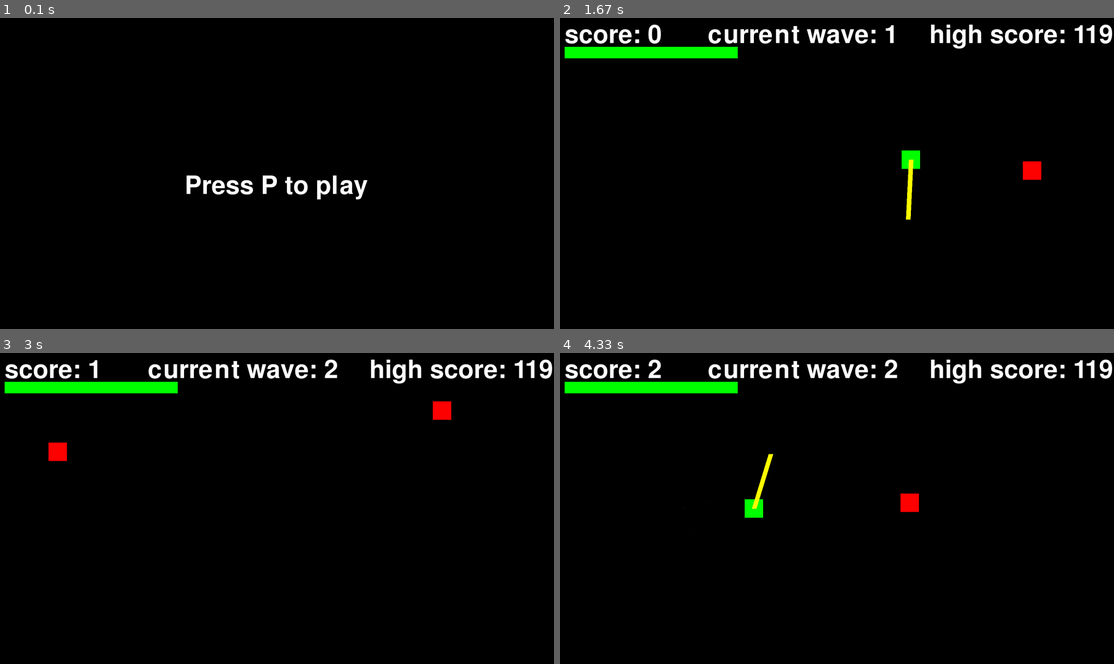
Above: before the commit, frames 1-4 (two rows, left to right).
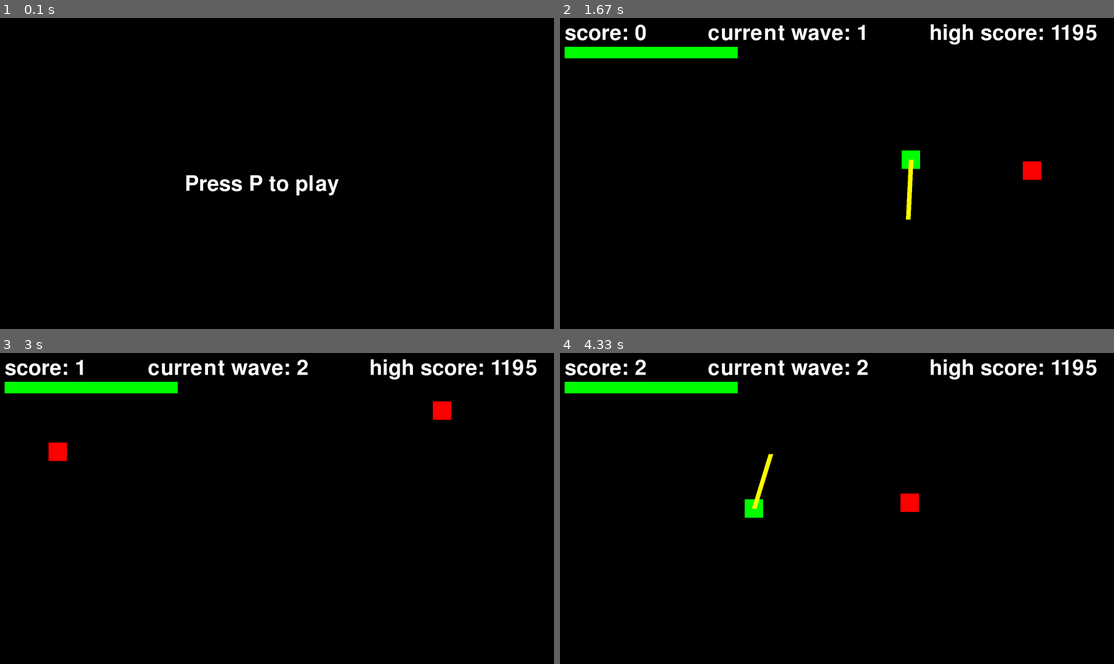
Above: after the commit, the same moments.

Repository: hutgib2/games_site
Game: pygame game, started from games/roguelike/src/main.py
Same seed, same stepped clock (60 frames per second), same inputs: the game is played once before the commit and once after it.
Inputs:
- Up to frame 1 (0.1 s): no input
- Up to frame 2 (1.67 s): tap P at 0.33 s; tap Space at 0.67 s; hold Right 1-1.47 s; hold Up from 1.5 s (still down)
- Up to frame 3 (3 s): release Up at 1.8 s; hold Right 1.83-2.3 s; hold Left 2.33-2.87 s; hold Down from 2.9 s (still down)
- Up to frame 4 (4.33 s): release Down at 3.2 s; hold Left 3.23-3.63 s; hold Up 3.67-4.03 s; hold Right from 4.07 s (still down)

The runs differ from the first frame. In frame 1, 1.1% of the frame differs, in the area x 33-67%, y 50-59%; in frame 2, 2.7%; in frame 3, 2.7%; in frame 4, 2.7%, in the area x 0-100%, y 1-10%.

Commit message:
adjusted td, snake and roguelike.
Co-authored-by: edenjamsalem <edenjamsalem@users.noreply.github.com>

Diff:
--- a/games/roguelike/src/game/roguelike.py
+++ b/games/roguelike/src/game/roguelike.py
@@ -178,7 +178,7 @@
             # await asyncio.sleep(0)
             await self.clock.tick()
             screen.fill((0,0,0))
-            screen.blit(FONT.render("Press P to play", True, (255, 255, 255)), (WINDOW_WIDTH // 3, WINDOW_HEIGHT // 2))
+            screen.blit(FONT.render("Press P to play", True, (255, 255, 255)), (WINDOW_WIDTH / 3, WINDOW_HEIGHT / 2))
             pygame.display.update()
             for event in pygame.event.get():
                 if event.type == pygame.QUIT:
--- a/games/roguelike/src/game/settings.py
+++ b/games/roguelike/src/game/settings.py
@@ -4,5 +4,5 @@
 
 WINDOW_WIDTH = 1920
 WINDOW_HEIGHT = 1080
-FONT = pygame.font.SysFont(None, 128)
+FONT = pygame.font.SysFont(None, int(WINDOW_HEIGHT / 10))
 screen = pygame.display.set_mode((WINDOW_WIDTH, WINDOW_HEIGHT))
--- a/games/snake/src/game/snake.py
+++ b/games/snake/src/game/snake.py
@@ -2,17 +2,24 @@
 import sys
 import random
 from game.settings import *
+from game.textSprite import TextSprite
 from utils.async_clock import AsyncClock
 
 class Snake():
     def __init__(self):
         self.clock= AsyncClock(fps=16)
         self.score = None
+        self.menu_sprites = pygame.sprite.Group()
+        self.game_over_sprites = pygame.sprite.Group()
+        TextSprite('Arcade Snake', (WINDOW_WIDTH / 2, WINDOW_HEIGHT / 3), (128, 0, 0), WINDOW_WIDTH / 16, self.menu_sprites)
+        TextSprite('Press enter to play', (WINDOW_WIDTH / 2, WINDOW_HEIGHT / 2), (128, 0, 0), WINDOW_WIDTH / 32, (self.menu_sprites, self.game_over_sprites))
+        TextSprite('WASTED', (WINDOW_WIDTH / 2, WINDOW_HEIGHT / 3), (128, 0, 0), WINDOW_WIDTH / 16, self.game_over_sprites)
 
     def draw_text(self,text, color, x, y):
         img = FONT.render(text, True, color)
         font_rect = img.get_frect(center=(x, y))
         screen.blit(img, font_rect)
+
 
     async def show_menu(self):
         while True:
@@ -24,10 +31,13 @@
                     await self.run()
 
             screen.fill((0,0,0))
-            self.draw_text('Press enter to play', (128, 0, 0), WINDOW_WIDTH / 2, WINDOW_HEIGHT / 4)
+
             if self.score != None:
-                self.draw_text('WASTED', (128, 0, 0), WINDOW_WIDTH / 2, WINDOW_HEIGHT / 2)
-                self.draw_text(f'Final score: {self.score}', (128, 0, 0), WINDOW_WIDTH / 2, 100 + WINDOW_HEIGHT / 2)
+                self.game_over_sprites.update()
+                self.score_text.update()
+            else:
+                self.menu_sprites.update()
+
             pygame.display.update()
 
 
@@ -55,6 +65,7 @@
             d_row, d_col = direction
             new_head = (head_row+d_row, head_col+d_col)
 
+
             # wall_collision
             if new_head == food:
                 food = (random.randint(1, ROWS-2), random.randint(1, COLS-2))
@@ -77,3 +88,4 @@
             self.score = len(snake) - 3
             self.draw_text(f'Score: {self.score}', (255, 255, 255), WINDOW_WIDTH / 16, WINDOW_HEIGHT / 24)
             pygame.display.update()
+        self.score_text = TextSprite(f'Final score: {self.score}', (WINDOW_WIDTH / 2, WINDOW_HEIGHT / 10 + WINDOW_HEIGHT / 2), (128, 0, 0), WINDOW_WIDTH / 32, ())
--- /dev/null
+++ b/games/snake/src/game/textSprite.py
@@ -0,0 +1,37 @@
+from game.settings import *
+
+class TextSprite(pygame.sprite.Sprite):
+    def __init__(self, text, pos, color, size, groups):
+        super().__init__(groups)
+        self.text = text
+        self.font = pygame.font.Font('assets/fonts/Oswald-SemiBold.ttf', int(size))
+        # self.font = pygame.font.SysFont("segoeuisymbol,dejavusans,arial", int(size))
+        self.image = self.font.render(text, True, color)
+        self.rect = self.image.get_frect(center=pos)
+
+    def update(self):
+        pygame.display.get_surface().blit(self.image, self.rect)
+
+class InteractiveText(TextSprite):
+    def __init__(self, text, pos, color, size, callback, groups):
+        super().__init__(text, pos, color, size, groups)
+        self.image_hover = self.font.render(text, True, color)
+        self.image_hover.set_alpha(128)
+        self.callback = callback
+        self.is_active = True
+
+    def deactivate(self):
+        self.is_active = False
+
+    def reactivate(self):
+        self.is_active = True
+
+    def is_clicked(self):
+        if self.is_active:
+            self.callback()
+
+    def update(self):
+        if self.rect.collidepoint(pygame.mouse.get_pos()):
+            pygame.display.get_surface().blit(self.image_hover, self.rect)
+        else:
+            pygame.display.get_surface().blit(self.image, self.rect)
--- /dev/null
+++ b/games/tower-defense/settings.py
@@ -0,0 +1,6 @@
+import pygame
+
+pygame.init()
+WINDOW_WIDTH, WINDOW_HEIGHT = 1920, 1080
+screen = pygame.display.set_mode((WINDOW_WIDTH, WINDOW_HEIGHT))
+pygame.display.set_caption(('Tower defense'))
--- a/games/tower-defense/td.py
+++ b/games/tower-defense/td.py
@@ -1,18 +1,12 @@
 #Import packages
-import pygame
 import sys
 import random
 import math
-# import images
-# Initialise pygame
-pygame.init()
+from settings import *
+
 game_over = False
-# Set up screen
-width = 2560
-height = 1280
-screen = pygame.display.set_mode((width, height))
-pygame.display.set_caption(('Tower defense'))
 clock = pygame.time.Clock()
+
 # variables
 building = True
 enemies = []
@@ -27,18 +21,20 @@
 spawn_delay = 60
 wave_complete = False
 
+# fix bullets missing by making them slower and have them be homing
+
 way_points = [
-    (0, 1400),
-    (1600, 1400),
-    (1600, 1000),
-    (250, 1000),
-    (250, 500),
-    (1000, 500),
-    (1000, 300),
-    (800, 300),
-    (800, 100),
-    (1000, 100),
-    (1000, 0)
+    (0, WINDOW_HEIGHT / 1.1),
+    (WINDOW_WIDTH / 1.1, WINDOW_HEIGHT / 1.1),
+    (WINDOW_WIDTH / 1.1, WINDOW_HEIGHT / 1.35),
+    (WINDOW_WIDTH / 7, WINDOW_HEIGHT / 1.35),
+    (WINDOW_WIDTH / 7, WINDOW_HEIGHT / 2),
+    (WINDOW_WIDTH / 2, WINDOW_HEIGHT / 2),
+    (WINDOW_WIDTH / 2, WINDOW_HEIGHT / 3),
+    (WINDOW_WIDTH / 2.5, WINDOW_HEIGHT / 3),
+    (WINDOW_WIDTH / 2.5, WINDOW_HEIGHT / 10),
+    (WINDOW_WIDTH / 2, WINDOW_HEIGHT / 10),
+    (WINDOW_WIDTH / 2, 0)
 ]
 
 def draw_map():
@@ -58,7 +54,7 @@
     return {
         'x': x,
         'y': y,
-        'range': 512,
+        'range': WINDOW_WIDTH / 4,
         'damage': 1,
         'cooldown': 0,
         'fire_rate': 16
@@ -99,9 +95,10 @@
     global cost
     if building:
         font = pygame.font.SysFont(None, 128)
-        pygame.draw.rect(screen, (0, 80, 180), (width-750, 20, 500, 100))
-        screen.blit(font.render('start wave', True, (255, 255, 255)), (width-720, 20))
-        screen.blit(font.render(f'place tower: ${cost}', True, (255, 220, 0)), (width-1000, 120))
+        text_pos = (3*WINDOW_WIDTH / 4, WINDOW_HEIGHT / 32)
+        pygame.draw.rect(screen, (0, 80, 180), (text_pos[0] - WINDOW_WIDTH / 100, text_pos[1], WINDOW_WIDTH / 4, WINDOW_HEIGHT / 12))
+        screen.blit(font.render('start wave', True, (255, 255, 255)), (text_pos[0], text_pos[1]))
+        screen.blit(font.render(f'place tower: ${cost}', True, (255, 220, 0)), (33*WINDOW_WIDTH / 55, WINDOW_HEIGHT / 8))
 
 def get_target(tower):
     # closest = None
@@ -141,7 +138,7 @@
     for bullet in bullets[:]:
         bullet['x'] += bullet['dx'] * bullet['speed']
         bullet['y'] += bullet['dy'] * bullet['speed']
-        if bullet['x'] < 0 or bullet['x'] > width or bullet['y'] < 0 or bullet['y'] > height:
+        if bullet['x'] < 0 or bullet['x'] > WINDOW_WIDTH or bullet['y'] < 0 or bullet['y'] > WINDOW_HEIGHT:
             bullets.remove(bullet)
             continue
         for enemy in enemies[:]:
@@ -197,7 +194,7 @@
             running = False
         if event.type == pygame.MOUSEBUTTONDOWN and building:
             mx, my = pygame.mouse.get_pos()
-            if width - 750 <= mx <= width - 250 and 20 <= my <= 120:
+            if WINDOW_WIDTH - 750 <= mx <= WINDOW_WIDTH - 250 and 20 <= my <= 120:
                 building = False
                 wave_complete = False
                 start_wave(current_wave)
Binary file added: games/snake/src/assets/fonts/Oswald-Bold.ttf
Binary file added: games/snake/src/assets/fonts/Oswald-Regular.ttf
Binary file added: games/snake/src/assets/fonts/Oswald-SemiBold.ttf
